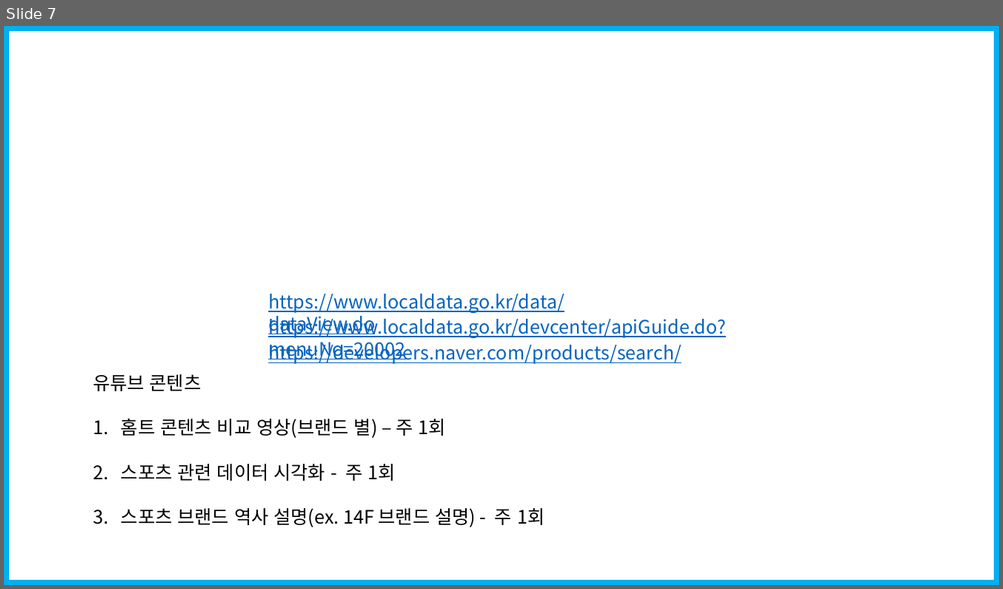
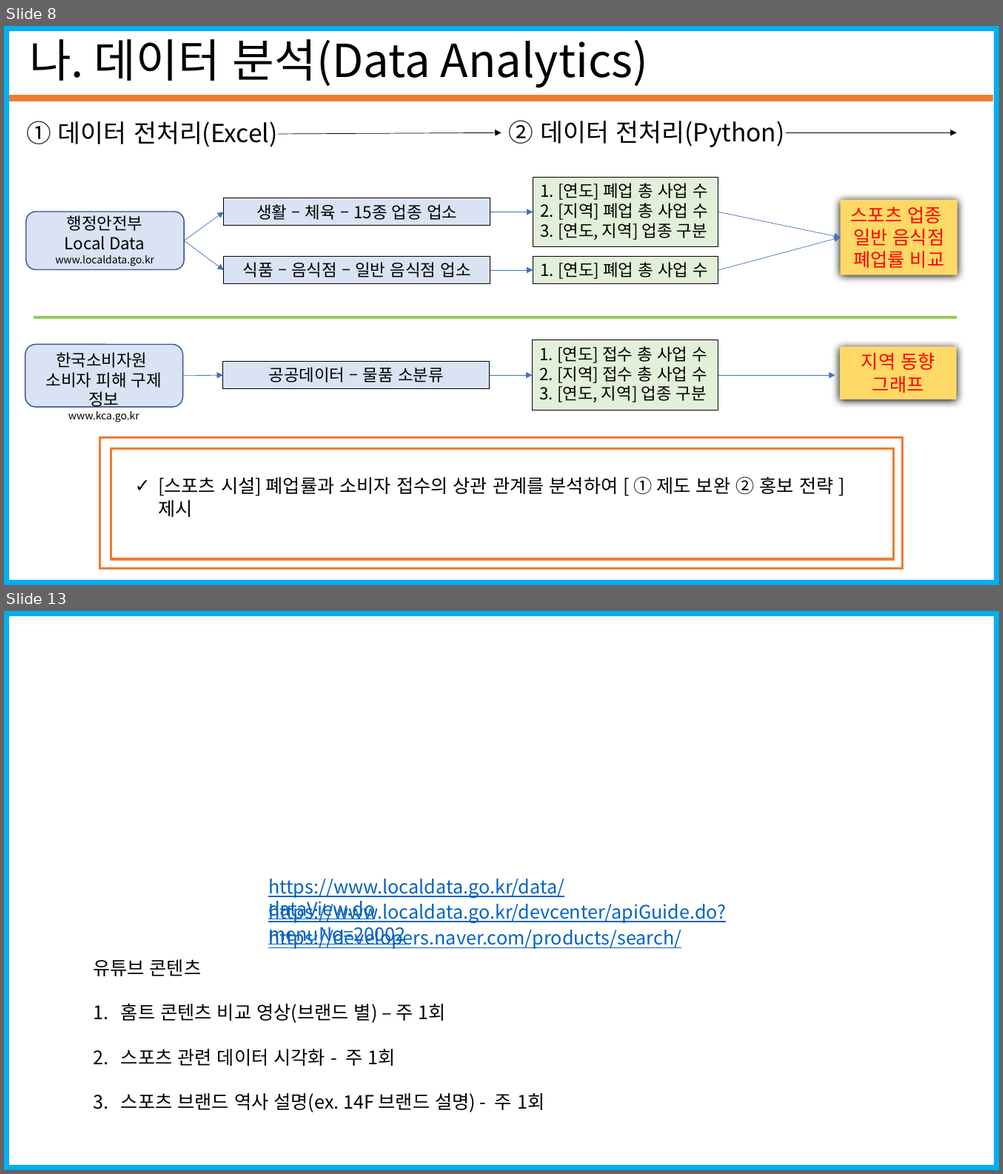
Before and after one commit to seungjae1162/SportsData, a slide deck: standard_in_2020-12-31/코로나19에따른 스포츠시설 폐업 수(20201228_20210103).pptx. Shown one above the other, each under a label of ours: slide 7 before the commit, slides 8 and 13 after it; the slides between them are not shown. The pictures are 1003x589 and 1003x1174 pixels, drawn with LibreOffice and Linux fonts; fonts in the diff are those of the drawing. Boxes give left, top, right and bottom in pixels: in the first picture for what was removed or moved away, otherwise in the second. Text is boxed around its words. In the diff, an @@ line names an element or a change of style, - is before the commit and + after.

```diff
--- a/standard_in_2020-12-31/코로나19에따른 스포츠시설 폐업 수(20201228_20210103).pptx
+++ b/standard_in_2020-12-31/코로나19에따른 스포츠시설 폐업 수(20201228_20210103).pptx
@@ slide 8 added at <box>4,26,999,585</box>, background #FFFFFF; not listed: 1 template element that a slide beside it also shows @@
@@ text added at <box>29,30,648,88</box>, 44 pt, text #000000 @@
+나. 데이터 분석(Data Analytics)
@@ line added from (9, 99) to (993, 99), #ED7D31 6 pt @@
@@ group added at <box>26,120,957,147</box>: 2 texts, 2 arrows @@
+① 데이터 전처리(Excel)
+② 데이터 전처리(Python)
@@ group added at <box>25,177,958,423</box>: 9 arrows, 8 rectangles, 2 rounded rectangles, 2 texts, 1 line @@
+행정안전부
+Local Data
+www.localdata.go.kr
+생활 – 체육 – 15종 업종 업소
+식품 – 음식점 – 일반 음식점 업소
+1. [연도] 폐업 총 사업 수
+2. [지역] 폐업 총 사업 수
+3. [연도, 지역] 업종 구분
+1. [연도] 폐업 총 사업 수
+스포츠 업종
+일반 음식점
+폐업률 비교
+한국소비자원
+소비자 피해 구제 정보
+www.kca.go.kr
+공공데이터 – 물품 소분류
+1. [연도] 접수 총 사업 수
+2. [지역] 접수 총 사업 수
+3. [연도, 지역] 업종 구분
+지역 동향
+그래프
@@ rectangle added at <box>100,438,902,569</box>, outline #ED7D31 2.25 pt @@
@@ rectangle added at <box>111,449,893,560</box>, outline #ED7D31 2.25 pt @@
@@ text added at <box>158,477,833,497</box>, 18 pt, text #000000 @@
+✓ [스포츠 시설] 폐업률과 소비자 접수의 상관 관계를 분석하여 [ ① 제도 보완 ② 홍보 전략 ] 제시
@@ what was slide 7 is now slide 13 @@
```
Also in this commit, not shown: 4 slides changed, 7 other slides added, 2 slides removed.
